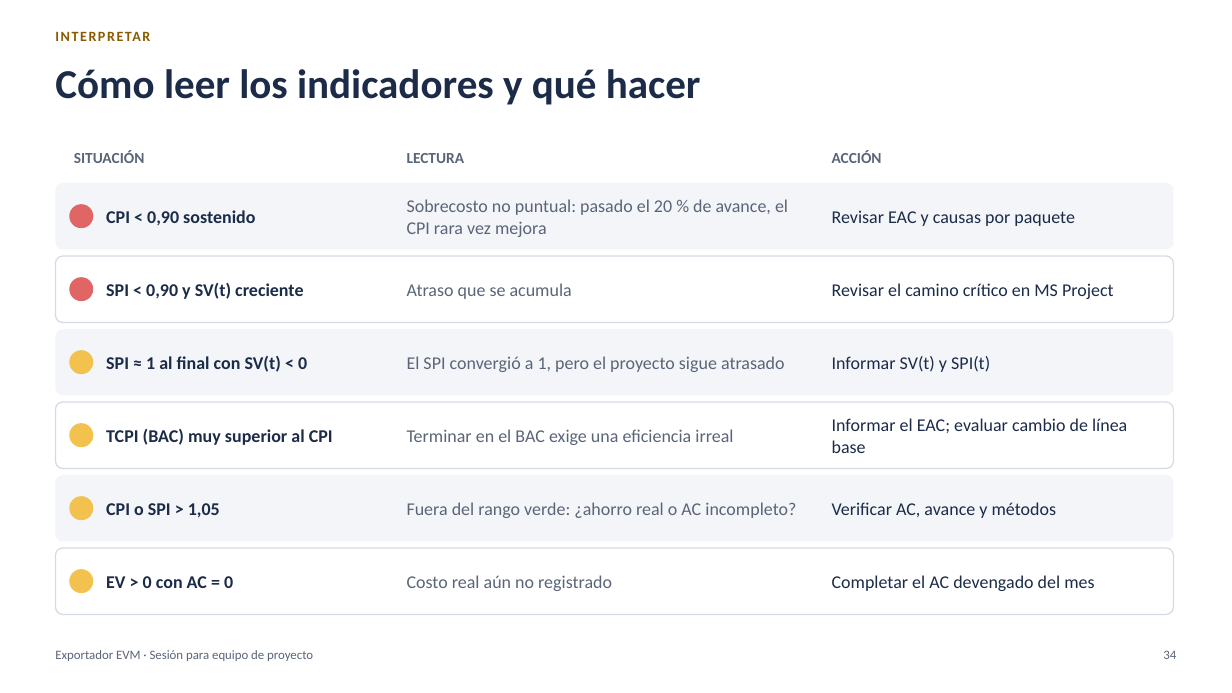
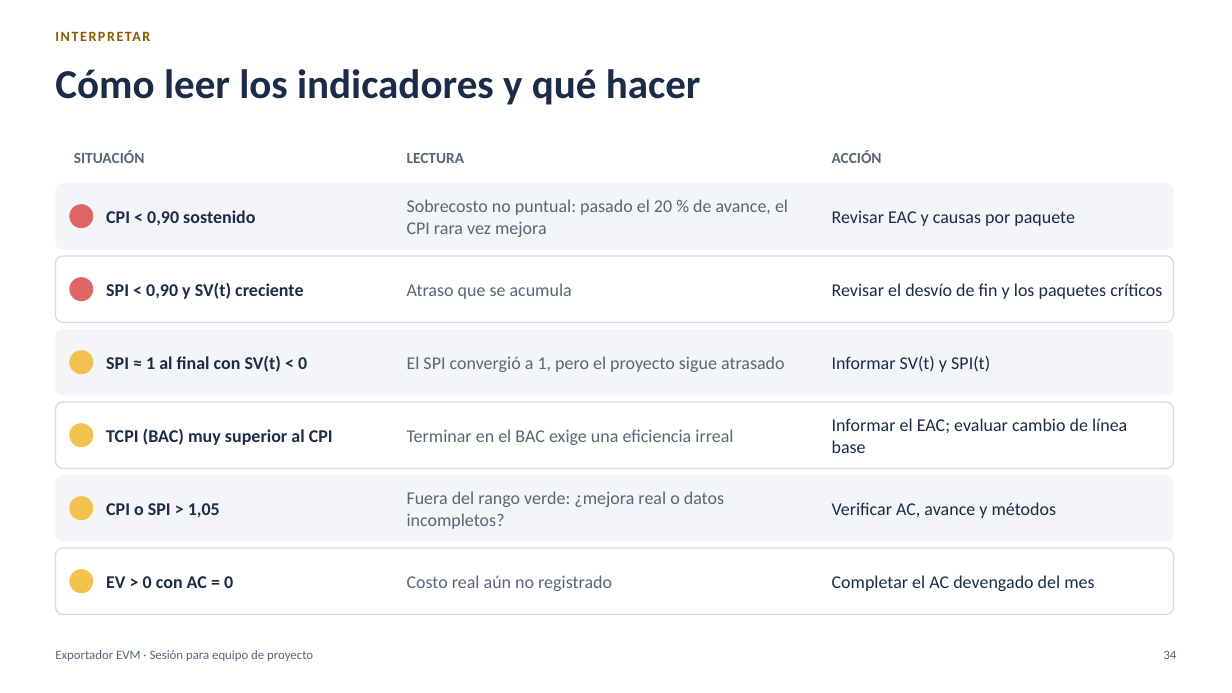
Before and after one commit to MarceloSalazar/evm-automation, a slide deck: slide 34 of docs/presentacion-jefes-de-proyecto.pptx. Drawn at 1232x693 pixels with LibreOffice and Linux fonts; fonts in the diff are those of the drawing. Boxes give left, top, right and bottom in pixels: in the first picture for what was removed or moved away, otherwise in the second. Text is boxed around its words. In the diff, an @@ line names an element or a change of style, - is before the commit and + after.

```diff
--- a/docs/presentacion-jefes-de-proyecto.pptx
+++ b/docs/presentacion-jefes-de-proyecto.pptx
@@ text at (832, 283, 1162, 299): text changed @@
-Revisar el camino crítico en MS Project
+Revisar el desvío de fin y los paquetes críticos
@@ text at (407, 491, 724, 529): text changed @@
-Fuera del rango verde: ¿ahorro real o AC incompleto?
+Fuera del rango verde: ¿mejora real o datos incompletos?
```
Also in this commit, not shown: 15 other slides changed, 1 other file.
